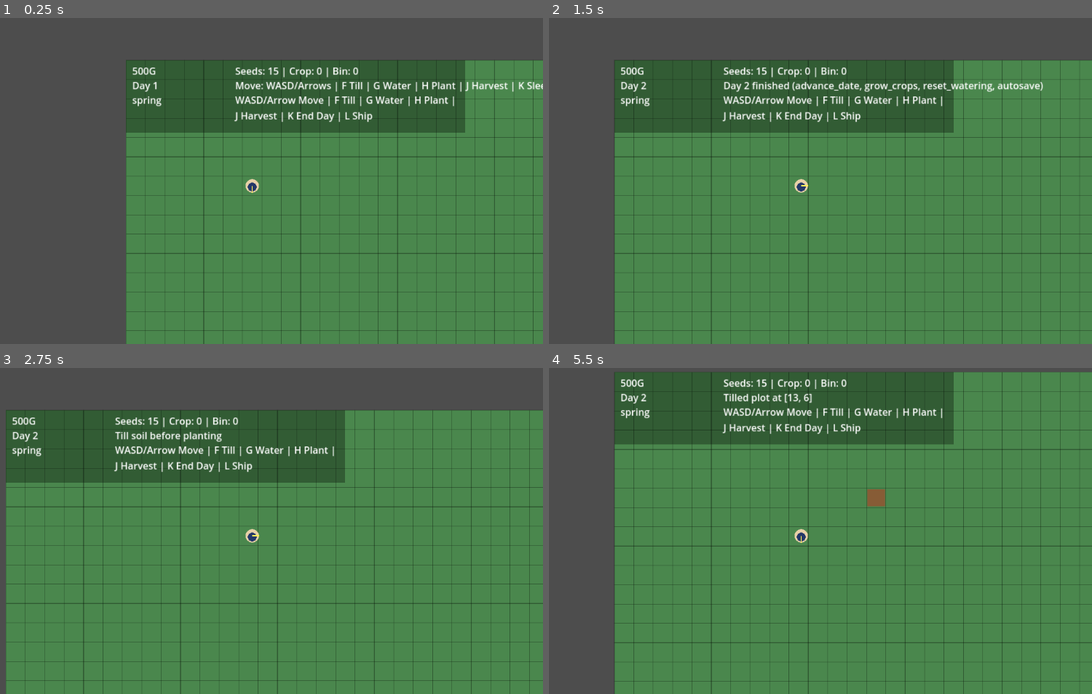
Above: before the commit, frames 1-4 (two rows, left to right).
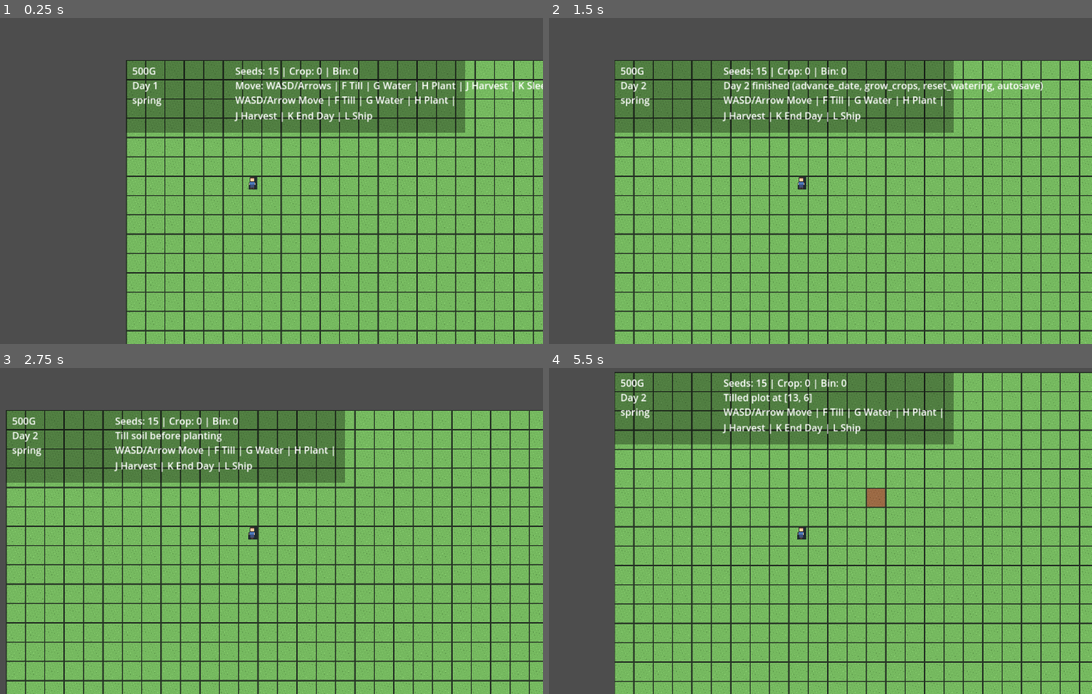
Above: after the commit, the same moments.

Repository: jay6697117/Strawberry
Game: Godot game, scene res://scenes/main/main.tscn
Same seed, same stepped clock (60 frames per second), same inputs: the game is played once before the commit and once after it.
Inputs (mouse positions are in pixels of both pictures, inside the frame that each line leads up to):
- Up to frame 1 (0.25 s): no input
- Up to frame 2 (1.5 s): tap Enter at 0.5 s; move the mouse to (929, 164) at 0.52 s; hold D (move_right) 0.53-1.25 s; hold K (farm_end_day) 0.53-1.25 s; click (929, 164) at 0.67 s; drag from (684, 197) to (771, 246) at 1.27 s
- Up to frame 3 (2.75 s): tap Space at 2 s; move the mouse to (309, 459) at 2.02 s; hold D (move_right) from 2.03 s (still down); hold H (farm_plant) from 2.03 s (still down)
- Up to frame 4 (5.5 s): release D (move_right) at 2.75 s; release H (farm_plant) at 2.75 s; drag from (771, 596) to (625, 482) at 2.77 s; tap Enter at 3.5 s; move the mouse to (977, 579) at 3.52 s; hold A (move_left) 3.53-4.25 s; hold F (farm_till) 3.53-4.25 s; drag from (625, 482) to (711, 449) at 4.27 s; tap Space at 5 s; move the mouse to (831, 531) at 5.02 s; hold S (move_down) from 5.03 s (still down); hold Shift from 5.03 s (still down); click (831, 531) at 5.17 s

The runs differ from the first frame. In frame 1, 61% of the frame differs, in the area x 23-100%, y 12-100%; in frame 2, 71%; in frame 3, 80%; in frame 4, 81%, in the area x 11-100%, y 1-100%.

Commit message:
feat: 添加农场和玩家视觉层，优化图层管理和纹理加载

Diff:
--- /dev/null
+++ b/data/visual/player_style.json
@@ -0,0 +1,14 @@
+{
+  "width": 16,
+  "height": 24,
+  "palette": {
+    "outline": "#1f2a2d",
+    "skin": "#f4c9a0",
+    "hair": "#6a4936",
+    "shirt": "#4d78ba",
+    "shirt_shadow": "#345894",
+    "pants": "#3f4f7a",
+    "boots": "#4f3d32",
+    "accent": "#f4e48a"
+  }
+}
--- /dev/null
+++ b/data/visual/tileset_theme.json
@@ -0,0 +1,16 @@
+{
+  "tile_size": 32,
+  "palette": {
+    "grass_base": "#75b95f",
+    "grass_shadow": "#5c964a",
+    "grass_light": "#8ad071",
+    "soil_dry_base": "#9c6a44",
+    "soil_dry_shadow": "#7c5234",
+    "soil_wet_base": "#6a4b33",
+    "soil_wet_shadow": "#4f3725",
+    "crop_stem": "#4b8c3f",
+    "crop_leaf": "#79c95e",
+    "crop_ripe": "#f4d86a",
+    "outline": "#263325"
+  }
+}
--- a/scenes/farm/farm_world.tscn
+++ b/scenes/farm/farm_world.tscn
@@ -10,4 +10,10 @@
 [node name="FarmTilemapView" type="Node2D" parent="."]
 script = ExtResource("2")
 
+[node name="GroundLayer" type="Node2D" parent="FarmTilemapView"]
+
+[node name="SoilLayer" type="Node2D" parent="FarmTilemapView"]
+
+[node name="CropLayer" type="Node2D" parent="FarmTilemapView"]
+
 [node name="Player" parent="." instance=ExtResource("3")]
--- a/scenes/player/player.tscn
+++ b/scenes/player/player.tscn
@@ -1,9 +1,14 @@
-[gd_scene load_steps=2 format=3]
+[gd_scene load_steps=3 format=3]
 
 [ext_resource type="Script" path="res://scripts/player/player_controller.gd" id="1"]
+[ext_resource type="Script" path="res://scripts/player/player_visual.gd" id="2"]
 
 [node name="Player" type="CharacterBody2D"]
 script = ExtResource("1")
+
+[node name="PlayerVisual" type="Sprite2D" parent="."]
+position = Vector2(0, -6)
+script = ExtResource("2")
 
 [node name="Camera2D" type="Camera2D" parent="."]
 position = Vector2(0, -8)
--- a/scripts/farm/farm_tilemap_view.gd
+++ b/scripts/farm/farm_tilemap_view.gd
@@ -1,71 +1,210 @@
 extends Node2D
 
-const GROUND_COLOR := Color(0.29, 0.53, 0.30)
-const GRID_LINE_COLOR := Color(0.0, 0.0, 0.0, 0.18)
-const DRY_SOIL_COLOR := Color(0.53, 0.36, 0.21)
-const WET_SOIL_COLOR := Color(0.32, 0.22, 0.14)
-const CROP_COLOR_EARLY := Color(0.36, 0.69, 0.28)
-const CROP_COLOR_LATE := Color(0.64, 0.86, 0.34)
-
-var _tile_size: int = 32
+const TILE_THEME_PATH := "res://data/visual/tileset_theme.json"
+const DEFAULT_TILE_SIZE := 32
+
+@onready var ground_layer: Node2D = $GroundLayer
+@onready var soil_layer: Node2D = $SoilLayer
+@onready var crop_layer: Node2D = $CropLayer
+
+var _tile_size: int = DEFAULT_TILE_SIZE
 var _grid_width: int = 32
 var _grid_height: int = 18
 var _plots: Dictionary = {}
+var _theme: Dictionary = {}
+var _palette: Dictionary = {}
+
+var _ground_texture: Texture2D
+var _dry_soil_texture: Texture2D
+var _wet_soil_texture: Texture2D
+var _crop_stage_textures: Array[Texture2D] = []
+
+var _soil_sprites: Dictionary = {}
+var _crop_sprites: Dictionary = {}
+
+func _ready() -> void:
+    _load_theme()
 
 func configure(tile_size: int, grid_width: int, grid_height: int) -> void:
-    _tile_size = maxi(tile_size, 8)
+    _load_theme()
+    var configured_tile_size := int(_theme.get("tile_size", tile_size))
+    _tile_size = maxi(configured_tile_size, 8)
     _grid_width = maxi(grid_width, 1)
     _grid_height = maxi(grid_height, 1)
-    queue_redraw()
+
+    _build_textures()
+    _rebuild_ground_layer()
+    _rebuild_dynamic_layers()
 
 func apply_plot(cell: Vector2i, plot: Dictionary) -> void:
     if plot.is_empty():
         _plots.erase(cell)
     else:
         _plots[cell] = plot.duplicate(true)
-    queue_redraw()
+
+    _refresh_cell(cell)
 
 func apply_all_plots(plots: Dictionary) -> void:
     _plots.clear()
     for cell in plots.keys():
         _plots[cell] = Dictionary(plots[cell]).duplicate(true)
-    queue_redraw()
-
-func _draw() -> void:
-    var full_rect := Rect2(Vector2.ZERO, Vector2(_grid_width * _tile_size, _grid_height * _tile_size))
-    draw_rect(full_rect, GROUND_COLOR, true)
-
+
+    _rebuild_dynamic_layers()
+
+func _load_theme() -> void:
+    _theme = {}
+    _palette = {}
+    if FileAccess.file_exists(TILE_THEME_PATH):
+        var file := FileAccess.open(TILE_THEME_PATH, FileAccess.READ)
+        if file != null:
+            var parsed: Variant = JSON.parse_string(file.get_as_text())
+            if typeof(parsed) == TYPE_DICTIONARY:
+                _theme = Dictionary(parsed)
+                var palette_data: Variant = _theme.get("palette", {})
+                if typeof(palette_data) == TYPE_DICTIONARY:
+                    _palette = Dictionary(palette_data)
+
+func _build_textures() -> void:
+    var grass_base := _color("grass_base", Color(0.46, 0.72, 0.37))
+    var grass_shadow := _color("grass_shadow", Color(0.35, 0.57, 0.28))
+    var grass_light := _color("grass_light", Color(0.56, 0.81, 0.42))
+    var soil_dry_base := _color("soil_dry_base", Color(0.62, 0.43, 0.28))
+    var soil_dry_shadow := _color("soil_dry_shadow", Color(0.46, 0.31, 0.19))
+    var soil_wet_base := _color("soil_wet_base", Color(0.41, 0.29, 0.20))
+    var soil_wet_shadow := _color("soil_wet_shadow", Color(0.31, 0.22, 0.15))
+
+    _ground_texture = _create_soil_tile(grass_base, grass_shadow, grass_light)
+    _dry_soil_texture = _create_soil_tile(soil_dry_base, soil_dry_shadow, soil_dry_base.lightened(0.1))
+    _wet_soil_texture = _create_soil_tile(soil_wet_base, soil_wet_shadow, soil_wet_base.lightened(0.08))
+
+    _crop_stage_textures.clear()
+    for stage in 5:
+        _crop_stage_textures.append(_create_crop_texture(stage))
+
+func _create_soil_tile(base: Color, shadow: Color, highlight: Color) -> Texture2D:
+    var image := Image.create(_tile_size, _tile_size, false, Image.FORMAT_RGBA8)
+    image.fill(base)
+
+    for y in _tile_size:
+        for x in _tile_size:
+            if ((x * 5 + y * 3) % 17) == 0:
+                image.set_pixel(x, y, highlight)
+            elif ((x * 7 + y * 11) % 23) == 0:
+                image.set_pixel(x, y, shadow)
+
+    var outline := _color("outline", Color(0.16, 0.21, 0.15))
+    for i in _tile_size:
+        image.set_pixel(i, 0, outline)
+        image.set_pixel(i, _tile_size - 1, outline)
+        image.set_pixel(0, i, outline)
+        image.set_pixel(_tile_size - 1, i, outline)
+
+    return ImageTexture.create_from_image(image)
+
+func _create_crop_texture(stage: int) -> Texture2D:
+    var transparent := Color(0.0, 0.0, 0.0, 0.0)
+    var image := Image.create(_tile_size, _tile_size, false, Image.FORMAT_RGBA8)
+    image.fill(transparent)
+
+    var stem := _color("crop_stem", Color(0.30, 0.55, 0.25))
+    var leaf := _color("crop_leaf", Color(0.45, 0.78, 0.37))
+    var ripe := _color("crop_ripe", Color(0.95, 0.84, 0.42))
+
+    var center := int(_tile_size / 2.0)
+    var base_y := _tile_size - 8
+    var height := 4 + stage * 4
+    for i in height:
+        image.set_pixel(center, base_y - i, stem)
+
+    for offset in 2 + stage:
+        var y := base_y - (offset * 2)
+        if y < 2:
+            continue
+        image.set_pixel(center - 1, y, leaf)
+        image.set_pixel(center + 1, y, leaf)
+
+    if stage >= 4:
+        image.set_pixel(center - 2, base_y - height + 2, ripe)
+        image.set_pixel(center, base_y - height, ripe)
+        image.set_pixel(center + 2, base_y - height + 2, ripe)
+
+    return ImageTexture.create_from_image(image)
+
+func _rebuild_ground_layer() -> void:
+    _clear_layer_children(ground_layer)
     for y in _grid_height:
         for x in _grid_width:
-            var rect := Rect2(Vector2(x * _tile_size, y * _tile_size), Vector2(_tile_size, _tile_size))
-            draw_rect(rect, GRID_LINE_COLOR, false, 1.0)
+            var sprite := Sprite2D.new()
+            sprite.texture = _ground_texture
+            sprite.position = _cell_center(Vector2i(x, y))
+            sprite.texture_filter = CanvasItem.TEXTURE_FILTER_NEAREST
+            ground_layer.add_child(sprite)
+
+func _rebuild_dynamic_layers() -> void:
+    _clear_sprite_map(_soil_sprites)
+    _clear_sprite_map(_crop_sprites)
 
     for cell in _plots.keys():
-        var plot: Dictionary = _plots[cell]
-        _draw_plot(cell, plot)
-
-func _draw_plot(cell: Vector2i, plot: Dictionary) -> void:
-    var cell_rect := Rect2(Vector2(cell.x * _tile_size, cell.y * _tile_size), Vector2(_tile_size, _tile_size))
-    var inset_rect := cell_rect.grow(-1.5)
+        _refresh_cell(cell)
+
+func _refresh_cell(cell: Vector2i) -> void:
+    var plot := Dictionary(_plots.get(cell, {}))
+    if plot.is_empty():
+        _erase_sprite(_soil_sprites, cell)
+        _erase_sprite(_crop_sprites, cell)
+        return
 
     var soil_state := String(plot.get("soil_state", "dry"))
-    var soil_color := DRY_SOIL_COLOR
+    var soil_texture: Texture2D = _dry_soil_texture
     if soil_state == "wet":
-        soil_color = WET_SOIL_COLOR
-    draw_rect(inset_rect, soil_color, true)
+        soil_texture = _wet_soil_texture
+    _set_sprite(_soil_sprites, soil_layer, cell, soil_texture)
 
     var crop_id := String(plot.get("crop_id", ""))
     if crop_id.is_empty():
+        _erase_sprite(_crop_sprites, cell)
         return
 
-    var stage := maxi(int(plot.get("stage", 0)), 0)
-    var ratio := clampf(float(stage) / 4.0, 0.0, 1.0)
-    var crop_color := CROP_COLOR_EARLY.lerp(CROP_COLOR_LATE, ratio)
-    var crop_rect := inset_rect.grow(-float(_tile_size) * 0.26)
-    draw_rect(crop_rect, crop_color, true)
-
-    if stage >= 4:
-        var center := crop_rect.get_center()
-        draw_circle(center + Vector2(-4.0, -2.0), 2.5, Color(1.0, 0.88, 0.45))
-        draw_circle(center + Vector2(0.0, -4.0), 2.5, Color(1.0, 0.83, 0.35))
-        draw_circle(center + Vector2(4.0, -2.0), 2.5, Color(1.0, 0.9, 0.5))
+    var stage := clampi(int(plot.get("stage", 0)), 0, _crop_stage_textures.size() - 1)
+    _set_sprite(_crop_sprites, crop_layer, cell, _crop_stage_textures[stage])
+
+func _set_sprite(sprite_map: Dictionary, layer: Node2D, cell: Vector2i, texture: Texture2D) -> void:
+    var sprite: Sprite2D
+    if sprite_map.has(cell):
+        sprite = sprite_map[cell] as Sprite2D
+    else:
+        sprite = Sprite2D.new()
+        sprite.texture_filter = CanvasItem.TEXTURE_FILTER_NEAREST
+        layer.add_child(sprite)
+        sprite_map[cell] = sprite
+
+    sprite.position = _cell_center(cell)
+    sprite.texture = texture
+
+func _erase_sprite(sprite_map: Dictionary, cell: Vector2i) -> void:
+    if not sprite_map.has(cell):
+        return
+    var sprite := sprite_map[cell] as Sprite2D
+    if sprite != null:
+        sprite.queue_free()
+    sprite_map.erase(cell)
+
+func _clear_sprite_map(sprite_map: Dictionary) -> void:
+    for key in sprite_map.keys():
+        var sprite := sprite_map[key] as Sprite2D
+        if sprite != null:
+            sprite.queue_free()
+    sprite_map.clear()
+
+func _clear_layer_children(layer: Node2D) -> void:
+    for child in layer.get_children():
+        child.queue_free()
+
+func _cell_center(cell: Vector2i) -> Vector2:
+    return Vector2((float(cell.x) + 0.5) * _tile_size, (float(cell.y) + 0.5) * _tile_size)
+
+func _color(key: String, fallback: Color) -> Color:
+    var value: Variant = _palette.get(key, "")
+    if typeof(value) != TYPE_STRING:
+        return fallback
+    return Color.from_string(String(value), fallback)
--- a/scripts/player/player_controller.gd
+++ b/scripts/player/player_controller.gd
@@ -4,10 +4,13 @@
 
 var _facing: Vector2i = Vector2i.DOWN
 
+@onready var player_visual: Node = $PlayerVisual
+
 func _ready() -> void:
     set_physics_process(true)
+    _sync_visual(Vector2.ZERO, 0.0)
 
-func _physics_process(_delta: float) -> void:
+func _physics_process(delta: float) -> void:
     var move_input := Input.get_vector("move_left", "move_right", "move_up", "move_down")
     velocity = move_input * move_speed
 
@@ -15,7 +18,7 @@
         _facing = _vector_to_facing(move_input)
 
     move_and_slide()
-    queue_redraw()
+    _sync_visual(velocity, delta)
 
 func get_front_cell(tile_size: int) -> Vector2i:
     var targeting_script := preload("res://scripts/player/tool_targeting.gd")
@@ -24,11 +27,9 @@
 func get_facing() -> Vector2i:
     return _facing
 
-func _draw() -> void:
-    draw_circle(Vector2.ZERO, 11.0, Color(0.91, 0.82, 0.66))
-    draw_circle(Vector2.ZERO + Vector2(0.0, 2.0), 7.2, Color(0.14, 0.22, 0.41))
-    var indicator := Vector2(_facing) * 12.0
-    draw_line(Vector2.ZERO, indicator, Color(1.0, 0.93, 0.35), 2.0)
+func _sync_visual(current_velocity: Vector2, delta: float) -> void:
+    if player_visual != null and player_visual.has_method("update_from_motion"):
+        player_visual.update_from_motion(current_velocity, _facing, delta)
 
 func _vector_to_facing(input_dir: Vector2) -> Vector2i:
     if absf(input_dir.x) >= absf(input_dir.y):
--- /dev/null
+++ b/scripts/player/player_visual.gd
@@ -0,0 +1,148 @@
+extends Sprite2D
+
+const STYLE_PATH := "res://data/visual/player_style.json"
+
+var _style: Dictionary = {}
+var _palette: Dictionary = {}
+var _frames: Dictionary = {}
+var _anim_clock: float = 0.0
+
+func _ready() -> void:
+    texture_filter = CanvasItem.TEXTURE_FILTER_NEAREST
+    centered = true
+    _load_style()
+    _build_frames()
+    texture = _frame_for("down", false, 0)
+
+func update_from_motion(velocity: Vector2, facing: Vector2i, delta: float) -> void:
+    _anim_clock += delta
+    var moving := velocity.length_squared() > 1.0
+    var facing_name := _facing_to_name(facing)
+    var phase := int(floor(_anim_clock * 8.0)) % 2
+    texture = _frame_for(facing_name, moving, phase)
+
+func _load_style() -> void:
+    _style = {}
+    _palette = {}
+    if FileAccess.file_exists(STYLE_PATH):
+        var file := FileAccess.open(STYLE_PATH, FileAccess.READ)
+        if file != null:
+            var parsed: Variant = JSON.parse_string(file.get_as_text())
+            if typeof(parsed) == TYPE_DICTIONARY:
+                _style = Dictionary(parsed)
+                var palette_data: Variant = _style.get("palette", {})
+                if typeof(palette_data) == TYPE_DICTIONARY:
+                    _palette = Dictionary(palette_data)
+
+func _build_frames() -> void:
+    _frames.clear()
+    var directions: Array[String] = ["down", "up", "left", "right"]
+    var movement_states: Array[bool] = [false, true]
+    for direction in directions:
+        for moving in movement_states:
+            for phase in 2:
+                var key := _frame_key(direction, moving, phase)
+                _frames[key] = _create_player_texture(direction, moving, phase)
+
+func _frame_for(direction: String, moving: bool, phase: int) -> Texture2D:
+    var key := _frame_key(direction, moving, phase)
+    if _frames.has(key):
+        return _frames[key] as Texture2D
+    return _create_player_texture("down", false, 0)
+
+func _frame_key(direction: String, moving: bool, phase: int) -> String:
+    var movement := "idle"
+    if moving:
+        movement = "walk"
+    return "%s_%s_%d" % [direction, movement, phase]
+
+func _create_player_texture(direction: String, moving: bool, phase: int) -> Texture2D:
+    var width := int(_style.get("width", 16))
+    var height := int(_style.get("height", 24))
+    var image := Image.create(width, height, false, Image.FORMAT_RGBA8)
+    image.fill(Color(0.0, 0.0, 0.0, 0.0))
+
+    var outline := _color("outline", Color(0.12, 0.16, 0.18))
+    var skin := _color("skin", Color(0.94, 0.79, 0.64))
+    var hair := _color("hair", Color(0.38, 0.27, 0.20))
+    var shirt := _color("shirt", Color(0.31, 0.47, 0.73))
+    var shirt_shadow := _color("shirt_shadow", Color(0.21, 0.35, 0.58))
+    var pants := _color("pants", Color(0.25, 0.33, 0.50))
+    var boots := _color("boots", Color(0.30, 0.23, 0.19))
+    var accent := _color("accent", Color(0.95, 0.89, 0.54))
+
+    var cx := int(width / 2.0)
+    var leg_shift := 0
+    if moving:
+        leg_shift = -1 if phase == 0 else 1
+    var arm_shift := -leg_shift
+
+    _paint_rect(image, cx - 3, 4, 6, 2, hair)
+    _paint_rect(image, cx - 3, 6, 6, 5, skin)
+
+    if direction == "up":
+        _paint_rect(image, cx - 3, 6, 6, 4, hair)
+        _paint_rect(image, cx - 2, 11, 4, 1, accent)
+    elif direction == "down":
+        _paint_rect(image, cx - 2, 8, 4, 1, accent)
+    elif direction == "left":
+        _paint_rect(image, cx - 3, 8, 2, 1, accent)
+    else:
+        _paint_rect(image, cx + 1, 8, 2, 1, accent)
+
+    _paint_rect(image, cx - 4, 12, 8, 5, shirt)
+    _paint_rect(image, cx - 4, 16, 8, 1, shirt_shadow)
+    _paint_rect(image, cx - 5 + arm_shift, 13, 1, 4, skin)
+    _paint_rect(image, cx + 4 + arm_shift, 13, 1, 4, skin)
+
+    _paint_rect(image, cx - 3, 17, 6, 4, pants)
+    _paint_rect(image, cx - 3 + leg_shift, 21, 2, 2, boots)
+    _paint_rect(image, cx + 1 - leg_shift, 21, 2, 2, boots)
+
+    _paint_outline(image, outline)
+    return ImageTexture.create_from_image(image)
+
+func _paint_rect(image: Image, x: int, y: int, w: int, h: int, color: Color) -> void:
+    for yy in h:
+        var py := y + yy
+        if py < 0 or py >= image.get_height():
+            continue
+        for xx in w:
+            var px := x + xx
+            if px < 0 or px >= image.get_width():
+                continue
+            image.set_pixel(px, py, color)
+
+func _paint_outline(image: Image, color: Color) -> void:
+    var width := image.get_width()
+    var height := image.get_height()
+    var transparent := Color(0.0, 0.0, 0.0, 0.0)
+    var offsets: Array[Vector2i] = [Vector2i(-1, 0), Vector2i(1, 0), Vector2i(0, -1), Vector2i(0, 1)]
+
+    for y in height:
+        for x in width:
+            var pixel := image.get_pixel(x, y)
+            if pixel.a <= 0.0:
+                continue
+            for neighbor_offset in offsets:
+                var nx: int = x + neighbor_offset.x
+                var ny: int = y + neighbor_offset.y
+                if nx < 0 or ny < 0 or nx >= width or ny >= height:
+                    continue
+                if image.get_pixel(nx, ny) == transparent:
+                    image.set_pixel(nx, ny, color)
+
+func _facing_to_name(facing: Vector2i) -> String:
+    if facing == Vector2i.LEFT:
+        return "left"
+    if facing == Vector2i.RIGHT:
+        return "right"
+    if facing == Vector2i.UP:
+        return "up"
+    return "down"
+
+func _color(key: String, fallback: Color) -> Color:
+    var value: Variant = _palette.get(key, "")
+    if typeof(value) != TYPE_STRING:
+        return fallback
+    return Color.from_string(String(value), fallback)
